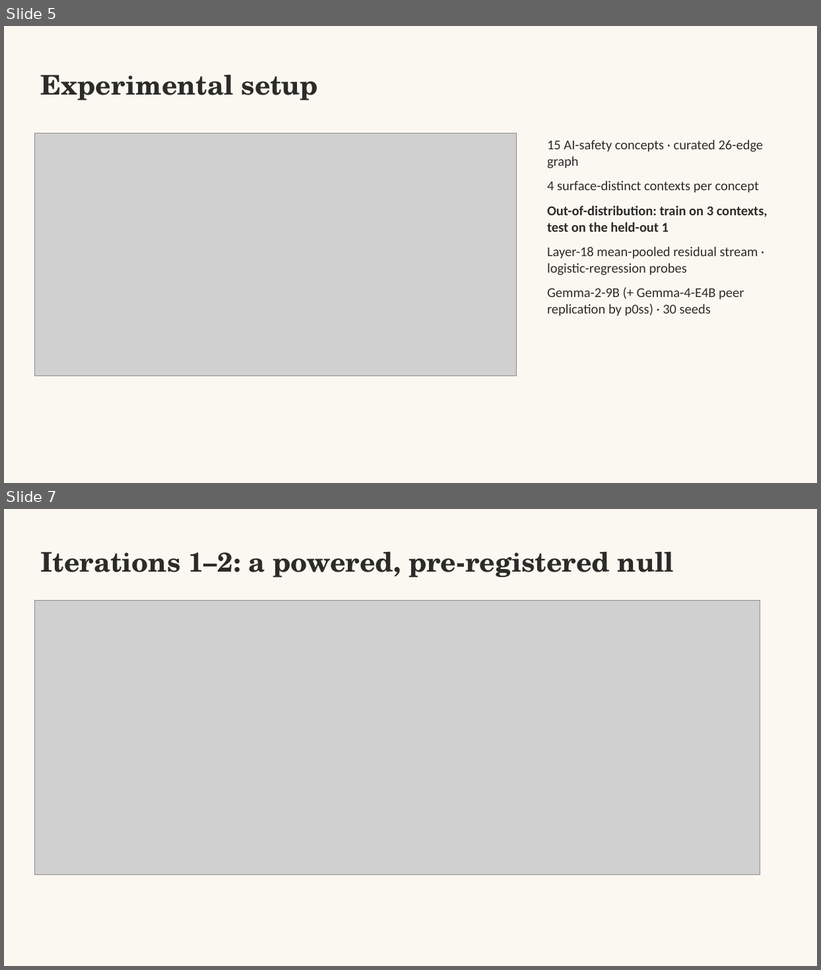
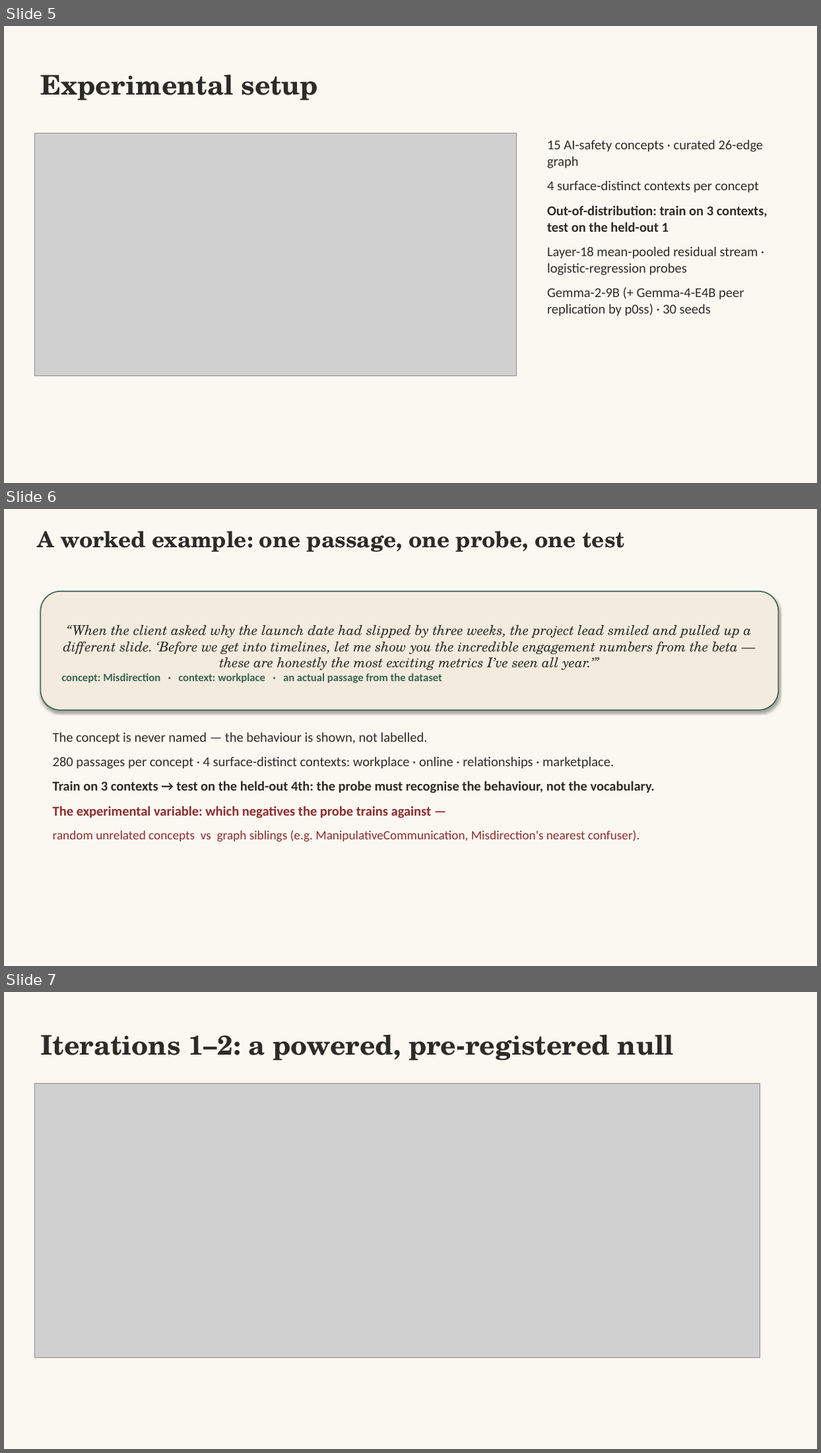
Before and after one commit to magazine233/ARENA_3.0, a slide deck: project/capstone/paper/slides/TALK_10MIN_formal_warm.pptx. Shown one above the other, each under a label of ours: slides 5 and 7 before the commit, slides 5, 6 and 7 after it; the slides between them are not shown. The pictures are 821x970 and 821x1453 pixels, drawn with LibreOffice and Linux fonts; fonts in the diff are those of the drawing; grey boxes stand for pictures. Boxes give left, top, right and bottom in pixels: in the first picture for what was removed or moved away, otherwise in the second. Text is boxed around its words. In the diff, an @@ line names an element or a change of style, - is before the commit and + after.

```diff
--- a/project/capstone/paper/slides/TALK_10MIN_formal_warm.pptx
+++ b/project/capstone/paper/slides/TALK_10MIN_formal_warm.pptx
@@ slide 6 added at <box>4,509,817,966</box>, background #FBF8F2 @@
@@ text added at <box>38,531,624,552</box>, 26 pt, text #2B2B28, bold @@
+A worked example: one passage, one probe, one test
@@ rounded rectangle added at <box>40,591,779,710</box>, fill #F2EBDE, outline #3A6351 1.25 pt, 16 pt, text #2B2B28, italic @@
+“When the client asked why the launch date had slipped by three weeks, the project lead smiled and pulled up a different slide. ‘Before we get into timelines, let me show you the incredible engagement numbers from the beta — these are honestly the most exciting metrics I’ve seen all year.’”
+concept: Misdirection · context: workplace · an actual passage from the dataset
@@ text added at <box>53,732,655,842</box>, 16 pt, text #2B2B28 @@
+The concept is never named — the behaviour is shown, not labelled.
+280 passages per concept · 4 surface-distinct contexts: workplace · online · relationships · marketplace.
+Train on 3 contexts → test on the held-out 4th: the probe must recognise the behaviour, not the vocabulary.
+The experimental variable: which negatives the probe trains against —
+random unrelated concepts vs graph siblings (e.g. ManipulativeCommunication, Misdirection's nearest confuser).
```
Also in this commit, not shown: 1 other slide added, 2 slides removed, 2 other files.
